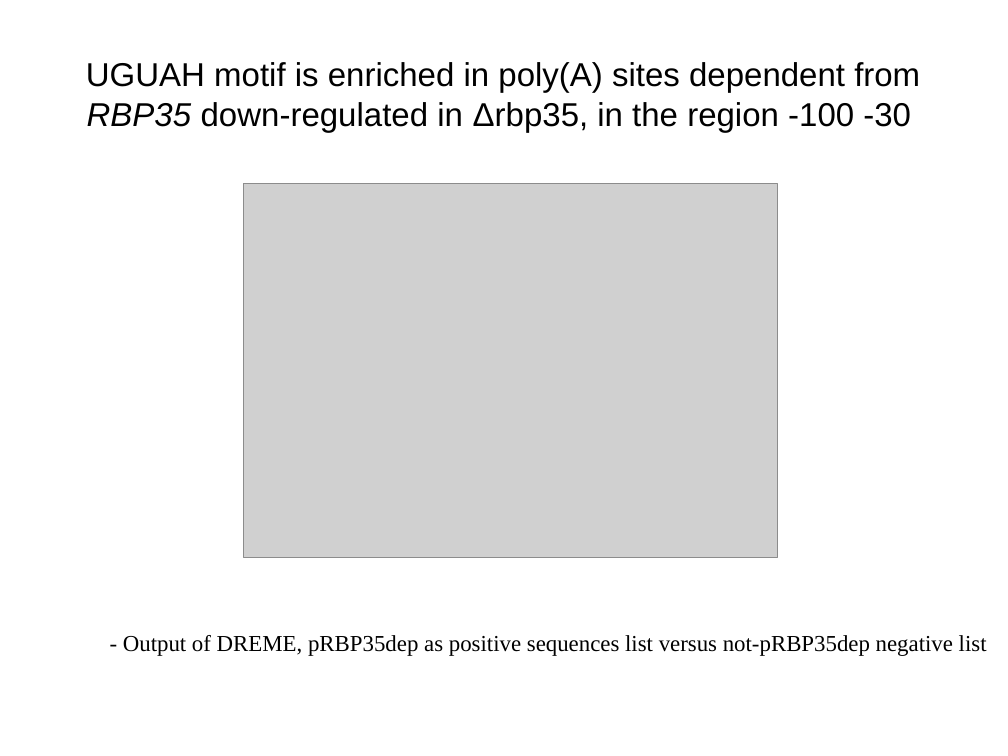
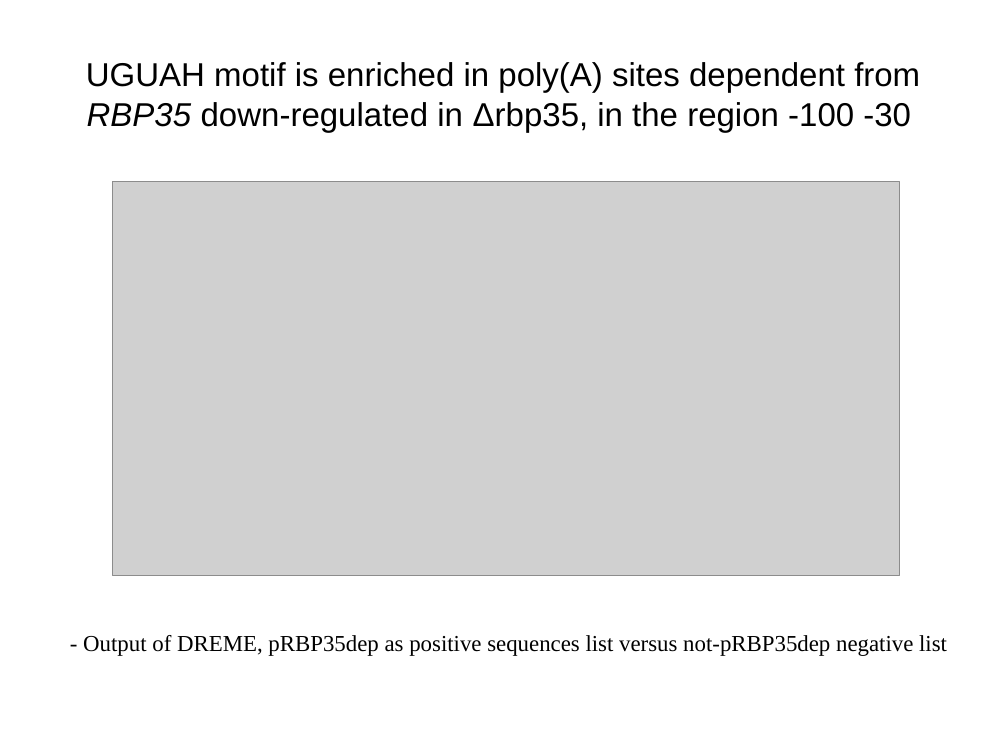
Before and after one commit to wilkinsonlab/m-oryzae-polya, a slide deck: slide 52 of doc/version_21/oryzae_presentation.odp (slide 57 before the commit). Drawn at 1008x756 pixels with LibreOffice and Linux fonts; fonts in the diff are those of the drawing; grey boxes stand for pictures. Boxes give left, top, right and bottom in pixels: in the first picture for what was removed or moved away, otherwise in the second. Text is boxed around its words. In the diff, an @@ line names an element or a change of style, - is before the commit and + after.

```diff
--- a/doc/version_21/oryzae_presentation.odp
+++ b/doc/version_21/oryzae_presentation.odp
@@ picture: place and size @@
-picture at [244,184,777,558]
+picture at [113,181,899,575]
@@ text "- Output of DREME, pRBP35dep ...": place and size @@
-text "- Output of DREME, pRBP35dep ..." at [123,635,987,656]
+text "- Output of DREME, pRBP35dep ..." at [83,635,947,656]
```
Also in this commit, not shown: 22 other slides changed, 4 slides added, 9 slides removed, 4 other files.
